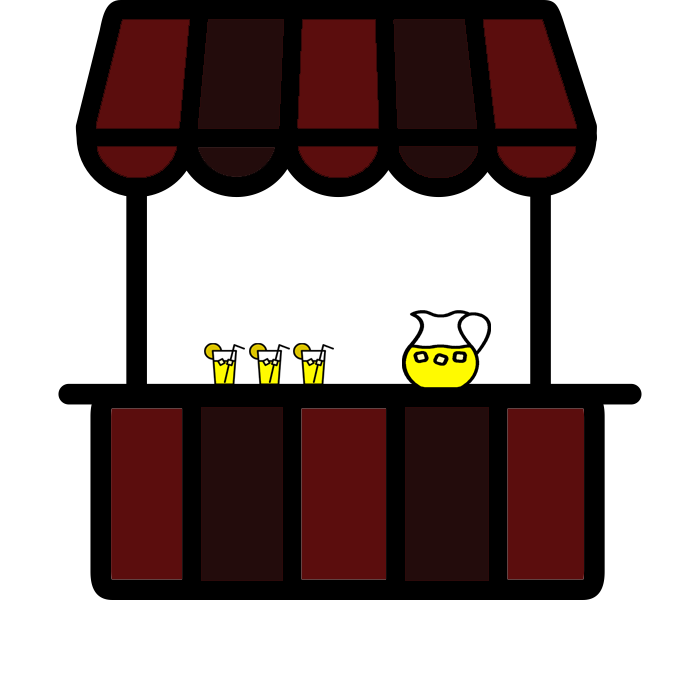
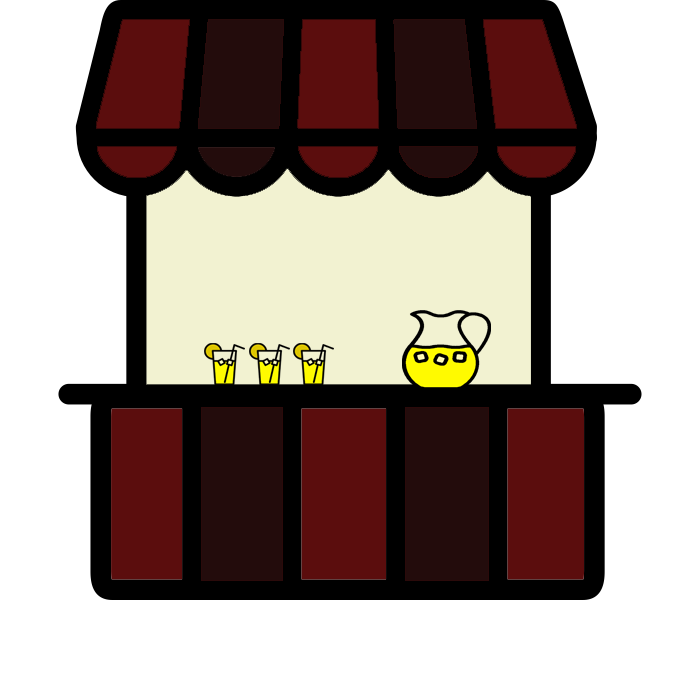
Layer changes from the first 700×700 image to the second:
painted on "Layer 0" over [146, 168, 531, 385]
